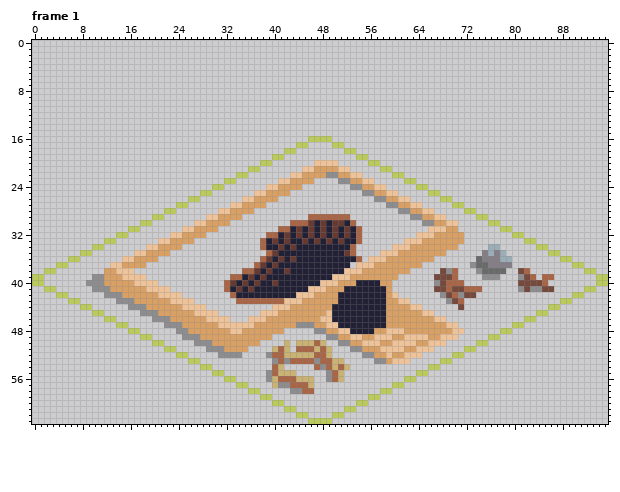
Pixel-art file, stored at Pixel Art/Buildings/Storage Camp.ase. Above: the version before the commit.
96x64 pixels, 2 frames. Shown: frame 1. The commit also changed other frames, which this record leaves out.
New version:
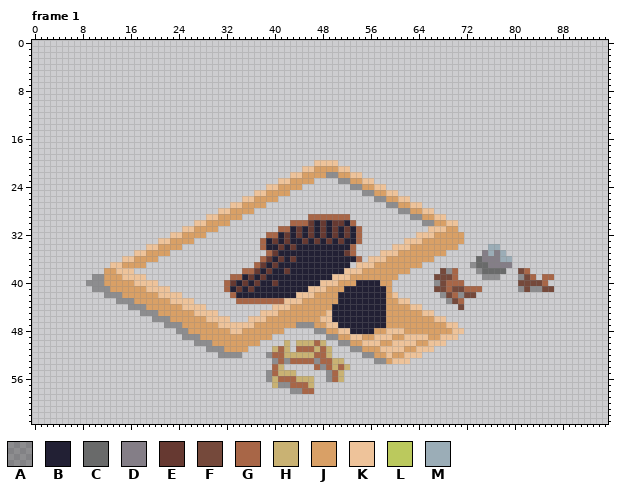
Palette (. is transparent): A #00000050  B #222034  C #696a6a  D #847e87  E #663931  F #75493b  G #a86647  H #c9b273  J #d9a066  K #eec39a  L #bbc95d  M #9badb7
Difference:
layer "Tiles outline" now hidden
--- frame 1
@@ x 0..95 @@
 15 ................................................................................................
-16 ..............................................LLLL..............................................
-17 ............................................LL....LL............................................
-18 ..........................................LL........LL..........................................
-19 ........................................LL............LL........................................
-20 ......................................LL.......KKKK.....LL......................................
-21 ....................................LL.......KKJJJJKK.....LL....................................
-22 ..................................LL.......KKJJJJAAJJKK.....LL..................................
-23 ................................LL.......KKJJJJ....AAJJKK.....LL................................
-24 ..............................LL.......KKJJJJ........AAJJKK.....LL..............................
-25 ............................LL.......KKJJJJ............AAJJKK.....LL............................
-26 ..........................LL.......KKJJJJ................AAJJKK.....LL..........................
-27 ........................LL.......KKJJJJ....................AAJJKK.....LL........................
-28 ......................LL.......KKJJJJ........................AAJJKK.....LL......................
-29 ....................LL.......KKJJJJ...........GGGGGGG..........AAJJKK.....LL....................
-30 ..................LL.......KKJJJJ..........GGGEBEBEEBG...........AAJJKK.....LL..................
-31 ................LL.......KKJJJJ..........GGBEBEBEBEBEBG...........KKKJJ.......LL................
-32 ..............LL.......KKJJJJ..........GGBEBEBEBEBEBEBG.........KKKJJJJJ........LL..............
-33 ............LL.......KKJJJJ...........GBEBEBBEBEBEBEBBG.......KKKJJJJJJJ..........LL............
-34 ..........LL.......KKJJJJ.............GBBEBEBBBBBBBBBG......KKKJJJJJJJJ.....MM......LL..........
-35 ........LL.......KKJJJJ................GEBBBBBBBBBBBEG....KKKJJJJJJJJ......DMDM.......LL........
-36 ......LL.......KKJJJJ.................GEBEBEBBBBBBBBBBG.KKKJJJJJJJJ.......CDDDMM........LL......
-37 ....LL.......KKJJJJ..................GEBEBBBBBBBBBBBB.KKKJJJJJJJJ........ACCDDDD..........LL....
-38 ..LL........JJKKK..................GGEBEBBEBBBBBBBBBKKKJJJJJJJJ.....FAG...ACCCC..FG.........LL..
-39 LL........AAJJJKKKK..............GGBEBEBBBBBBBBBBBKKKJJJJJJJJ......FFFG....AAA...AFG.GG.......LL
-40 LL.......AAAJJJJJKKKK...........GEBEBEBBEBBBBBBBKKKJJJBBBBJJ.......AFGGG.........FFFFG........LL
-41 ..LL......AAAJJJJJJKKKK.........GBEBEBBBBBBBBBKKKJJJBBBBBBBJ.......FFGFFGGG......AFAAFF.....LL..
-42 ....LL......AAAJJJJJJKKKK........GBBBBBBBBBBKKKJJJJBBBBBBBBJK.......AFGAFF................LL....
-43 ......LL......AAAJJJJJJKKKK.......GGGGGGGGKKKJJJJJJBBBBBBBBJJKK......AFG................LL......
-44 ........LL......AAAJJJJJJKKKK...........KKKJJJJJJJBBBBBBBBBJJJJKK......F..............LL........
-45 ..........LL......AAAJJJJJJKKKK.......KKKJJJJJJJJKBBBBBBBBBJJJJJJKK.................LL..........
-46 ............LL......AAAJJJJJJKKKK...KKKJJJJJJJJJKKBBBBBBBBBJJJJJJJJKK.............LL............
-47 ..............LL......AAAJJJJJJKKKKKKJJJJJJJAAAJJKKBBBBBBBBJJJJJJJJJJKK.........LL..............
-48 ................LL......AAJJJJJJJKKJJJJJJJ.....AAJJKKBBBBJJKKKJJJJJJJJKK......LL................
-49 ..................LL.....AAAJJJJJJJJJJJJ.........AAJJKKJJKKKJJKKKKJJKKK.....LL..................
-50 ....................LL.....AAAJJJJJJJJ....H.HHHGH..AAJJKKKJJKKKKJJKKK.....LL....................
-51 ......................LL.....AAAJJJJ....HGH.GGGHGH...AAJJJKKKKJJKKK.....LL......................
-52 ........................LL.....AAAA....AGGHHHHHGGH.....AAJJKJJKKK.....LL........................
-53 ..........................LL............AGAGGGGAGGHH.....AAJKKK.....LL..........................
-54 ............................LL..........GH.....GAGHGH.............LL............................
-55 ..............................LL.......AGHHH.....AGH............LL..............................
-56 ................................LL.....AHGGGHHH..AGH..........LL................................
-57 ..................................LL....HAAGGGH.............LL..................................
-58 ....................................LL.....AAGG...........LL....................................
-59 ......................................LL................LL......................................
-60 ........................................LL............LL........................................
-61 ..........................................LL........LL..........................................
-62 ............................................LL....LL............................................
-63 ..............................................LLLL..............................................
+16 ................................................................................................
+17 ................................................................................................
+18 ................................................................................................
+19 ................................................................................................
+20 ...............................................KKKK.............................................
+21 .............................................KKJJJJKK...........................................
+22 ...........................................KKJJJJAAJJKK.........................................
+23 .........................................KKJJJJ....AAJJKK.......................................
+24 .......................................KKJJJJ........AAJJKK.....................................
+25 .....................................KKJJJJ............AAJJKK...................................
+26 ...................................KKJJJJ................AAJJKK.................................
+27 .................................KKJJJJ....................AAJJKK...............................
+28 ...............................KKJJJJ........................AAJJKK.............................
+29 .............................KKJJJJ...........GGGGGGG..........AAJJKK...........................
+30 ...........................KKJJJJ..........GGGEBEBEEBG...........AAJJKK.........................
+31 .........................KKJJJJ..........GGBEBEBEBEBEBG...........KKKJJ.........................
+32 .......................KKJJJJ..........GGBEBEBEBEBEBEBG.........KKKJJJJJ........................
+33 .....................KKJJJJ...........GBEBEBBEBEBEBEBBG.......KKKJJJJJJJ........................
+34 ...................KKJJJJ.............GBBEBEBBBBBBBBBG......KKKJJJJJJJJ.....MM..................
+35 .................KKJJJJ................GEBBBBBBBBBBBEG....KKKJJJJJJJJ......DMDM.................
+36 ...............KKJJJJ.................GEBEBEBBBBBBBBBBG.KKKJJJJJJJJ.......CDDDMM................
+37 .............KKJJJJ..................GEBEBBBBBBBBBBBB.KKKJJJJJJJJ........ACCDDDD................
+38 ............JJKKK..................GGEBEBBEBBBBBBBBBKKKJJJJJJJJ.....FAG...ACCCC..FG.............
+39 ..........AAJJJKKKK..............GGBEBEBBBBBBBBBBBKKKJJJJJJJJ......FFFG....AAA...AFG.GG.........
+40 .........AAAJJJJJKKKK...........GEBEBEBBEBBBBBBBKKKJJJBBBBJJ.......AFGGG.........FFFFG..........
+41 ..........AAAJJJJJJKKKK.........GBEBEBBBBBBBBBKKKJJJBBBBBBBJ.......FFGFFGGG......AFAAFF.........
+42 ............AAAJJJJJJKKKK........GBBBBBBBBBBKKKJJJJBBBBBBBBJK.......AFGAFF......................
+43 ..............AAAJJJJJJKKKK.......GGGGGGGGKKKJJJJJJBBBBBBBBJJKK......AFG........................
+44 ................AAAJJJJJJKKKK...........KKKJJJJJJJBBBBBBBBBJJJJKK......F........................
+45 ..................AAAJJJJJJKKKK.......KKKJJJJJJJJKBBBBBBBBBJJJJJJKK.............................
+46 ....................AAAJJJJJJKKKK...KKKJJJJJJJJJKKBBBBBBBBBJJJJJJJJKK...........................
+47 ......................AAAJJJJJJKKKKKKJJJJJJJAAAJJKKBBBBBBBBJJJJJJJJJJKK.........................
+48 ........................AAJJJJJJJKKJJJJJJJ.....AAJJKKBBBBJJKKKJJJJJJJJKK........................
+49 .........................AAAJJJJJJJJJJJJ.........AAJJKKJJKKKJJKKKKJJKKK.........................
+50 ...........................AAAJJJJJJJJ....H.HHHGH..AAJJKKKJJKKKKJJKKK...........................
+51 .............................AAAJJJJ....HGH.GGGHGH...AAJJJKKKKJJKKK.............................
+52 ...............................AAAA....AGGHHHHHGGH.....AAJJKJJKKK...............................
+53 ........................................AGAGGGGAGGHH.....AAJKKK.................................
+54 ........................................GH.....GAGHGH...........................................
+55 .......................................AGHHH.....AGH............................................
+56 .......................................AHGGGHHH..AGH............................................
+57 ........................................HAAGGGH.................................................
+58 ...........................................AAGG.................................................
+59 ................................................................................................
+60 ................................................................................................
+61 ................................................................................................
+62 ................................................................................................
+63 ................................................................................................
Pixel boxes of the changes (left, top, right, bottom) in both pictures:
erased: (32, 136, 608, 424)
